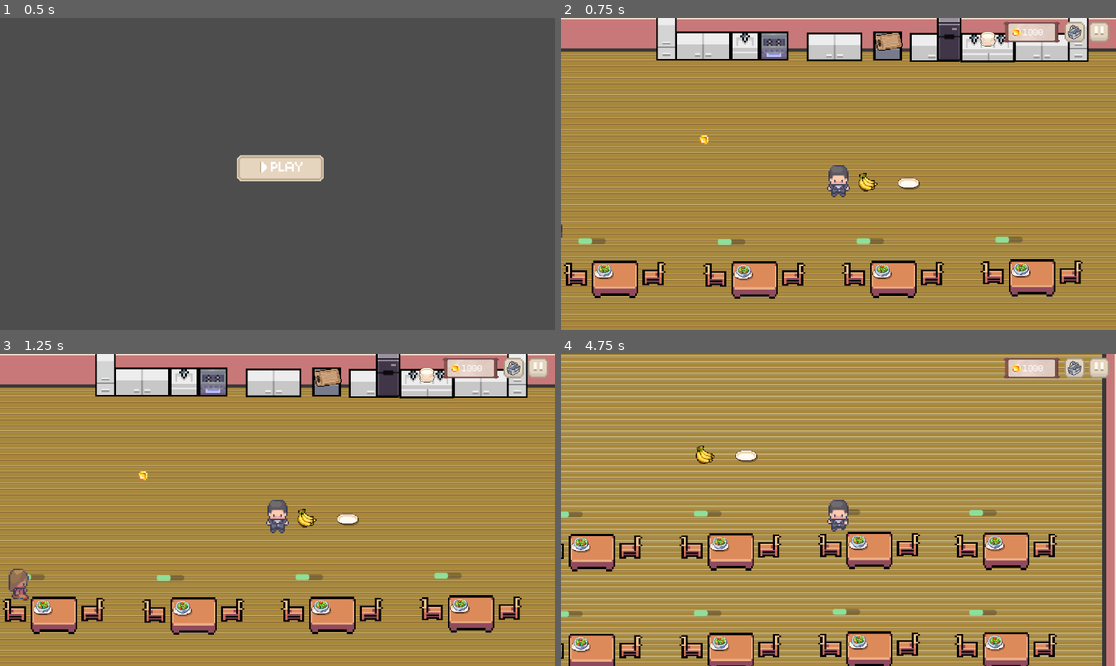
Above: before the commit, frames 1-4 (two rows, left to right).
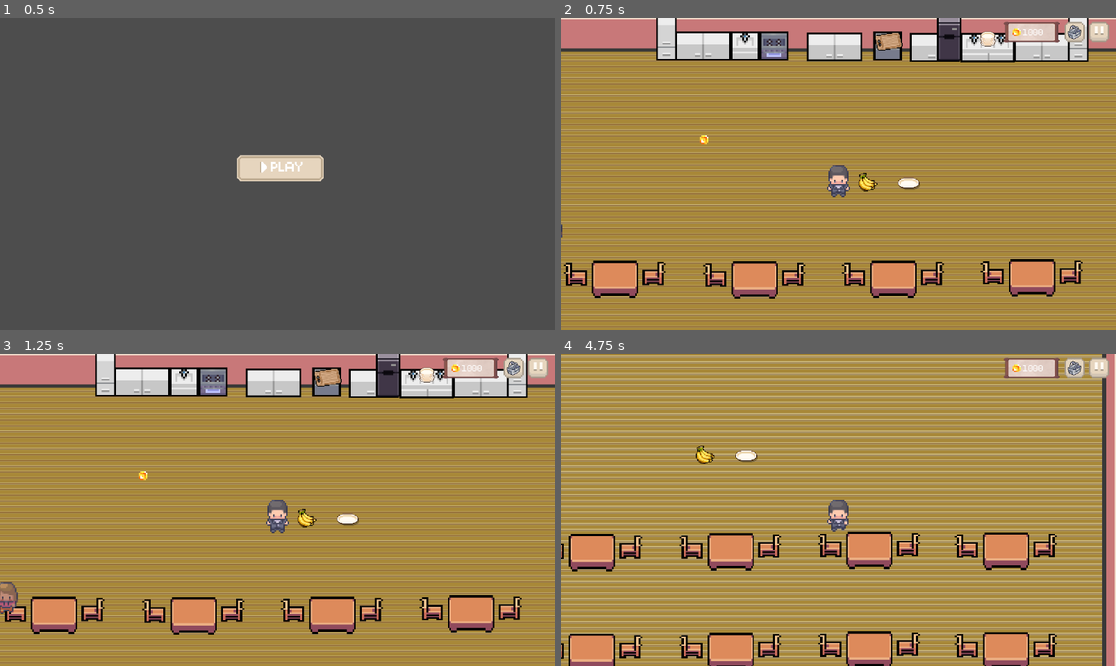
Above: after the commit, the same moments.

Repository: juliashenn/cs415_group58
Game: Godot game, scene res://selection.tscn
Same seed, same stepped clock (60 frames per second), same inputs: the game is played once before the commit and once after it. Sound files missing from this copy of the repository are replaced by a short silence.
Inputs (mouse positions are in pixels of both pictures, inside the frame that each line leads up to):
- Up to frame 1 (0.5 s): no input
- Up to frame 2 (0.75 s): click (838, 167) at 0.5 s
- Up to frame 3 (1.25 s): no input
- Up to frame 4 (4.75 s): click (1077, 366) at 1.25 s; click (1099, 366) at 2 s; click (938, 410) at 2.75 s; hold Right (ui_right) 3.53-4.28 s; hold E (interact) 3.53-4.28 s; hold Down (ui_down) from 4.28 s (still down); tap E (interact) at 4.35 s

Frame 1 is identical in both runs. In frame 2, 0.9% of the frame differs, in the area x 3-85%, y 70-85%; in frame 3, 1.3%; in frame 4, 1.7%, in the area x 0-80%, y 49-96%.
Error before the commit: Parse Error: Function "_on_interact" has the same name as a previously declared function. (res://scripts/chair_right.gd:47)

Commit message:
adding litaos branch

Diff:
--- a/chair_left.tscn
+++ b/chair_left.tscn
@@ -1,11 +1,10 @@
 [gd_scene load_steps=10 format=3 uid="uid://baep800syp21e"]
 
-[ext_resource type="Script" path="res://scripts/chair_left.gd" id="1_2gsp2"]
+[ext_resource type="Script" uid="uid://divofucxg6vke" path="res://scripts/chair_left.gd" id="1_2gsp2"]
 [ext_resource type="PackedScene" uid="uid://10x4q8d16gbp" path="res://interaction_area.tscn" id="1_lid8i"]
 [ext_resource type="Texture2D" uid="uid://c8ouyklhmtmxh" path="res://assets/sierrassets furniture pack/furniture/individual sprites/part-Slice 3.png" id="2_nd5yd"]
 [ext_resource type="Texture2D" uid="uid://ce2f6tvbbau3v" path="res://assets/01_dish.png" id="4_kxr2f"]
 [ext_resource type="Texture2D" uid="uid://cap1bc50lgicl" path="res://assets/ingredients/salad.png" id="5_5rt8f"]
-
 
 [sub_resource type="RectangleShape2D" id="RectangleShape2D_xoviv"]
 size = Vector2(96, 112)
--- a/chair_right.tscn
+++ b/chair_right.tscn
@@ -1,11 +1,10 @@
 [gd_scene load_steps=10 format=3 uid="uid://dj11dvrsclnqr"]
 
-[ext_resource type="Script" path="res://scripts/chair_right.gd" id="1_n8sj5"]
+[ext_resource type="Script" uid="uid://bwmlcptsmd73y" path="res://scripts/chair_right.gd" id="1_n8sj5"]
 [ext_resource type="PackedScene" uid="uid://10x4q8d16gbp" path="res://interaction_area.tscn" id="2_2vxbp"]
 [ext_resource type="Texture2D" uid="uid://c8ouyklhmtmxh" path="res://assets/sierrassets furniture pack/furniture/individual sprites/part-Slice 3.png" id="3_vr7gx"]
 [ext_resource type="Texture2D" uid="uid://ce2f6tvbbau3v" path="res://assets/01_dish.png" id="4_3f2ev"]
 [ext_resource type="Texture2D" uid="uid://cap1bc50lgicl" path="res://assets/ingredients/salad.png" id="5_46fpf"]
-
 
 [sub_resource type="RectangleShape2D" id="RectangleShape2D_3t0ta"]
 size = Vector2(96.8125, 111)
--- a/coin.tscn
+++ b/coin.tscn
@@ -1,8 +1,9 @@
-[gd_scene load_steps=5 format=3 uid="uid://c6mna2joda3xo"]
+[gd_scene load_steps=6 format=3 uid="uid://c6mna2joda3xo"]
 
 [ext_resource type="Script" uid="uid://dt03h3ch3rc0p" path="res://scripts/coin.gd" id="1_jjhsu"]
-[ext_resource type="Texture2D" uid="uid://m32urgor4lr" path="res://assets/coin.png" id="2_hmrog"]
+[ext_resource type="Texture2D" uid="uid://cth5vx3cewy68" path="res://assets/coin.png" id="2_hmrog"]
 [ext_resource type="PackedScene" uid="uid://10x4q8d16gbp" path="res://interaction_area.tscn" id="3_3w6my"]
+[ext_resource type="AudioStream" uid="uid://o6o4t54p5g0q" path="res://assets/sound/512216__mateusz_chenc__coins.mp3" id="4_pdq0q"]
 
 [sub_resource type="RectangleShape2D" id="RectangleShape2D_v7riw"]
 size = Vector2(100, 100)
@@ -10,7 +11,6 @@
 [node name="coin" type="Node2D"]
 z_index = 5
 z_as_relative = false
-
 texture_filter = 1
 scale = Vector2(2, 2)
 script = ExtResource("1_jjhsu")
@@ -22,3 +22,6 @@
 
 [node name="CollisionShape2D" type="CollisionShape2D" parent="InteractionArea"]
 shape = SubResource("RectangleShape2D_v7riw")
+
+[node name="AudioStreamPlayer" type="AudioStreamPlayer" parent="."]
+stream = ExtResource("4_pdq0q")
--- a/cutting_board.tscn
+++ b/cutting_board.tscn
@@ -97,4 +97,4 @@
 stream = ExtResource("7_paprl")
 volume_db = -10.0
 
-[connection signal="timeout" from="Timer" to="." method="_on_timer_timeout" flags=18]
+[connection signal="timeout" from="Timer" to="." method="_on_timer_timeout"]
--- a/project.godot
+++ b/project.godot
@@ -12,7 +12,7 @@
 
 config/name="cs415"
 run/main_scene="res://selection.tscn"
-config/features=PackedStringArray("4.1", "GL Compatibility")
+config/features=PackedStringArray("4.4", "GL Compatibility")
 config/icon="res://icon.svg"
 
 [autoload]
@@ -23,55 +23,50 @@
 
 ui_left={
 "deadzone": 0.5,
-"events": [Object(InputEventKey,"resource_local_to_scene":fa …(174 unchanged characters)… l_keycode":0,"key_label":0,"unicode":0,"echo":false,"script":null)
+"events": [Object(InputEventKey,"resource_local_to_scene":fa …(174 unchanged characters)… l_keycode":0,"key_label":0,"unicode":0,"location":0,"echo":false,"script":null)
 , Object(InputEventJoypadButton,"resource_local_to_scene":false,"resource_name":"","device":0,"button_index":13,"pressure":0.0,"pressed":false,"script":null)
 , Object(InputEventJoypadMotion,"resource_local_to_scene":false,"resource_name":"","device":0,"axis":0,"axis_value":-1.0,"script":null)
-, Object(InputEventKey,"resource_local_to_scene":false,"reso …(162 unchanged characters)… keycode":65,"key_label":0,"unicode":97,"echo":false,"script":null)
+, Object(InputEventKey,"resource_local_to_scene":false,"reso …(162 unchanged characters)… keycode":65,"key_label":0,"unicode":97,"location":0,"echo":false,"script":null)
 ]
 }
 ui_right={
 "deadzone": 0.5,
-"events": [Object(InputEventKey,"resource_local_to_scene":fa …(174 unchanged characters)… l_keycode":0,"key_label":0,"unicode":0,"echo":false,"script":null)
+"events": [Object(InputEventKey,"resource_local_to_scene":fa …(174 unchanged characters)… l_keycode":0,"key_label":0,"unicode":0,"location":0,"echo":false,"script":null)
 , Object(InputEventJoypadButton,"resource_local_to_scene":false,"resource_name":"","device":0,"button_index":14,"pressure":0.0,"pressed":false,"script":null)
 , Object(InputEventJoypadMotion,"resource_local_to_scene":false,"resource_name":"","device":0,"axis":0,"axis_value":1.0,"script":null)
-, Object(InputEventKey,"resource_local_to_scene":false,"reso …(163 unchanged characters)… eycode":68,"key_label":0,"unicode":100,"echo":false,"script":null)
+, Object(InputEventKey,"resource_local_to_scene":false,"reso …(163 unchanged characters)… eycode":68,"key_label":0,"unicode":100,"location":0,"echo":false,"script":null)
 ]
 }
 ui_up={
 "deadzone": 0.5,
-"events": [Object(InputEventKey,"resource_local_to_scene":fa …(174 unchanged characters)… l_keycode":0,"key_label":0,"unicode":0,"echo":false,"script":null)
+"events": [Object(InputEventKey,"resource_local_to_scene":fa …(174 unchanged characters)… l_keycode":0,"key_label":0,"unicode":0,"location":0,"echo":false,"script":null)
 , Object(InputEventJoypadButton,"resource_local_to_scene":false,"resource_name":"","device":0,"button_index":11,"pressure":0.0,"pressed":false,"script":null)
 , Object(InputEventJoypadMotion,"resource_local_to_scene":false,"resource_name":"","device":0,"axis":1,"axis_value":-1.0,"script":null)
-, Object(InputEventKey,"resource_local_to_scene":false,"reso …(163 unchanged characters)… eycode":87,"key_label":0,"unicode":119,"echo":false,"script":null)
+, Object(InputEventKey,"resource_local_to_scene":false,"reso …(163 unchanged characters)… eycode":87,"key_label":0,"unicode":119,"location":0,"echo":false,"script":null)
 ]
 }
 ui_down={
 "deadzone": 0.5,
-"events": [Object(InputEventKey,"resource_local_to_scene":fa …(174 unchanged characters)… l_keycode":0,"key_label":0,"unicode":0,"echo":false,"script":null)
+"events": [Object(InputEventKey,"resource_local_to_scene":fa …(174 unchanged characters)… l_keycode":0,"key_label":0,"unicode":0,"location":0,"echo":false,"script":null)
 , Object(InputEventJoypadButton,"resource_local_to_scene":false,"resource_name":"","device":0,"button_index":12,"pressure":0.0,"pressed":false,"script":null)
 , Object(InputEventJoypadMotion,"resource_local_to_scene":false,"resource_name":"","device":0,"axis":1,"axis_value":1.0,"script":null)
-, Object(InputEventKey,"resource_local_to_scene":false,"reso …(163 unchanged characters)… eycode":83,"key_label":0,"unicode":115,"echo":false,"script":null)
+, Object(InputEventKey,"resource_local_to_scene":false,"reso …(163 unchanged characters)… eycode":83,"key_label":0,"unicode":115,"location":0,"echo":false,"script":null)
 ]
 }
 interact={
 "deadzone": 0.5,
-
-"events": [Object(InputEventKey,"resource_local_to_scene":false,"resource_name":"","device":-1,"window_id":0,"alt_pressed":false,"shift_pressed":false,"ctrl_pressed":false,"meta_pressed":false,"pressed":false,"keycode":0,"physical_keycode":69,"key_label":0,"unicode":101,"echo":false,"script":null)
-, Object(InputEventKey,"resource_local_to_scene":false,"resource_name":"","device":-1,"window_id":0,"alt_pressed":false,"shift_pressed":false,"ctrl_pressed":false,"meta_pressed":false,"pressed":false,"keycode":0,"physical_keycode":32,"key_label":0,"unicode":32,"echo":false,"script":null)
+"events": [Object(InputEventKey,"resource_local_to_scene":false,"resource_name":"","device":-1,"window_id":0,"alt_pressed":false,"shift_pressed":false,"ctrl_pressed":false,"meta_pressed":false,"pressed":false,"keycode":0,"physical_keycode":69,"key_label":0,"unicode":101,"location":0,"echo":false,"script":null)
+, Object(InputEventKey,"resource_local_to_scene":false,"resource_name":"","device":-1,"window_id":0,"alt_pressed":false,"shift_pressed":false,"ctrl_pressed":false,"meta_pressed":false,"pressed":false,"keycode":0,"physical_keycode":32,"key_label":0,"unicode":32,"location":0,"echo":false,"script":null)
 ]
 }
 pickup_place={
 "deadzone": 0.5,
-
-"events": [Object(InputEventKey,"resource_local_to_scene":false,"resource_name":"","device":-1,"window_id":0,"alt_pressed":false,"shift_pressed":false,"ctrl_pressed":false,"meta_pressed":false,"pressed":false,"keycode":0,"physical_keycode":32,"key_label":0,"unicode":32,"echo":false,"script":null)
-
+"events": [Object(InputEventKey,"resource_local_to_scene":false,"resource_name":"","device":-1,"window_id":0,"alt_pressed":false,"shift_pressed":false,"ctrl_pressed":false,"meta_pressed":false,"pressed":false,"keycode":0,"physical_keycode":32,"key_label":0,"unicode":32,"location":0,"echo":false,"script":null)
 ]
 }
 escape={
 "deadzone": 0.5,
-
-"events": [Object(InputEventKey,"resource_local_to_scene":false,"resource_name":"","device":-1,"window_id":0,"alt_pressed":false,"shift_pressed":false,"ctrl_pressed":false,"meta_pressed":false,"pressed":false,"keycode":0,"physical_keycode":4194305,"key_label":0,"unicode":0,"echo":false,"script":null)
-
+"events": [Object(InputEventKey,"resource_local_to_scene":false,"resource_name":"","device":-1,"window_id":0,"alt_pressed":false,"shift_pressed":false,"ctrl_pressed":false,"meta_pressed":false,"pressed":false,"keycode":0,"physical_keycode":4194305,"key_label":0,"unicode":0,"location":0,"echo":false,"script":null)
 ]
 }
 
--- a/restaurant.tscn
+++ b/restaurant.tscn
@@ -31,9 +31,6 @@
 [sub_resource type="AtlasTexture" id="AtlasTexture_0l62f"]
 atlas = ExtResource("11_wf0ci")
 region = Rect2(0, 0, 13, 32)
-[sub_resource type="RectangleShape2D" id="RectangleShape2D_ohj6q"]
-size = Vector2(499, 25)
-
 
 [sub_resource type="RectangleShape2D" id="RectangleShape2D_i66li"]
 size = Vector2(1156, 72.25)
@@ -42,11 +39,9 @@
 size = Vector2(672, 67)
 
 [sub_resource type="NavigationPolygon" id="NavigationPolygon_womg2"]
-
 vertices = PackedVector2Array(83, 210, 81, 187, 131, 191, 133, 340, 87, 564, 1069, 566, 1070.13, 434.522, 1071, 334)
 polygons = Array[PackedInt32Array]([PackedInt32Array(0, 1, 2, 3), PackedInt32Array(4, 0, 3), PackedInt32Array(5, 4, 3, 6), PackedInt32Array(6, 3, 7)])
 outlines = Array[PackedVector2Array]([PackedVector2Array(83, 210, 87, 564, 1069, 566, 1070.13, 434.522, 1071, 334, 133, 340, 131, 191, 81, 187)])
-
 
 [node name="Restaurant" type="Node2D"]
 script = ExtResource("1_82xtb")
@@ -311,7 +306,6 @@
 wait_time = 0.5
 autostart = true
 
-
 [node name="CanvasLayer" type="CanvasLayer" parent="."]
 
 [node name="UI" parent="CanvasLayer" groups=["ui"] instance=ExtResource("21_ts0aw")]
@@ -321,6 +315,7 @@
 
 [node name="DoorMarker" type="Marker2D" parent="."]
 position = Vector2(98, 53)
+
 [node name="AudioStreamPlayer" type="AudioStreamPlayer" parent="."]
 stream = ExtResource("26_5qofs")
 volume_db = -30.0
--- a/scripts/chair_left.gd
+++ b/scripts/chair_left.gd
@@ -25,8 +25,8 @@
 #
 	#player.update_sit_animation(false)
 	#
-func _on_interact():
-	seat_character(player, sit_right)
+#func _on_interact():
+	#seat_character(player, sit_right)
 
 func _on_check(): # cooking is they are holding food, it gets onto board, and itll return to their hands chopped
 #	print(player.holdingObject)
--- a/scripts/chair_right.gd
+++ b/scripts/chair_right.gd
@@ -4,7 +4,7 @@
 @onready var player = get_tree().get_first_node_in_group("player")
 
 var is_occupied: bool = false
-var sit_right: bool = right  # false for left chairs
+var sit_right: bool = true  # false for left chairs
 var servedFood = false
 var finishedEating = false
 var seated_customer: Node2D = null
@@ -25,8 +25,8 @@
 #
 	#player.update_sit_animation(false)
 	#
-func _on_interact():
-	seat_character(player, sit_right)
+#func _on_interact():
+	#seat_character(player, sit_right)
 
 func _on_check(): # cooking is they are holding food, it gets onto board, and itll return to their hands chopped
 #	print(player.holdingObject)
--- a/scripts/coin.gd
+++ b/scripts/coin.gd
@@ -13,6 +13,7 @@
 
 func _on_pickup():
 	# Find the UI node and add coins
+	$AudioStreamPlayer.play()
 	var ui = get_tree().get_root().get_node("Restaurant/CanvasLayer/UI")  # Adjust path if needed
 	ui.addCoins(coin_value)
 	queue_free()  # Remove coin from scene after pickup
--- a/ui.tscn
+++ b/ui.tscn
@@ -1,13 +1,11 @@
 [gd_scene load_steps=14 format=3 uid="uid://cgg3wj7qmm82k"]
 
 [ext_resource type="Texture2D" uid="uid://bpmuvoiy1mj6g" path="res://assets/UiCozyFree.png" id="1_0nmgk"]
-
-[ext_resource type="Script" path="res://scripts/ui.gd" id="1_jrgg3"]
+[ext_resource type="Script" uid="uid://beyrlc4x7gpio" path="res://scripts/ui.gd" id="1_jrgg3"]
 [ext_resource type="Texture2D" uid="uid://cth5vx3cewy68" path="res://assets/coin.png" id="2_nl5x1"]
 [ext_resource type="FontFile" uid="uid://dpworkmlwrfwd" path="res://assets/Pixeloid_Font_0_5/TrueType (.ttf)/PixeloidSans.ttf" id="3_3ad0y"]
 [ext_resource type="PackedScene" uid="uid://b0lpmhv6mixl3" path="res://esc_menu.tscn" id="5_7r1d0"]
 [ext_resource type="Texture2D" uid="uid://wcamhln7hwod" path="res://assets/basket_metal.png" id="5_ek2fw"]
-
 [ext_resource type="PackedScene" uid="uid://djl2sfnh1uyib" path="res://fridge_menu.tscn" id="6_q2og3"]
 [ext_resource type="PackedScene" uid="uid://buqmkep1ld8xc" path="res://store.tscn" id="7_6lp0b"]
 
@@ -98,7 +96,6 @@
 
 [node name="TextureRect" type="TextureRect" parent="Shop"]
 layout_mode = 0
-
 offset_left = 3.0
 offset_top = 3.0
 offset_right = 13.0
Not shown: 1 places in Player.tscn that only renumber resources
Not shown: 1 places in counter.tscn that only renumber resources
Not shown: 1 places in counter_2.tscn that only renumber resources
Not shown: 1 places in customer_adam.tscn that only renumber resources
Not shown: 1 places in customer_alex.tscn that only renumber resources
Not shown: 1 places in customer_amelia.tscn that only renumber resources
Not shown: 1 places in cutting_board.tscn that only renumber resources
Not shown: 1 places in dish_pile.tscn that only renumber resources
Not shown: 1 places in esc_menu.tscn that only renumber resources
Not shown: 1 places in food.tscn that only renumber resources
Not shown: 1 places in fridge.tscn that only renumber resources
Not shown: 1 places in fridge_menu.tscn that only renumber resources
(and 15 more such lines)
